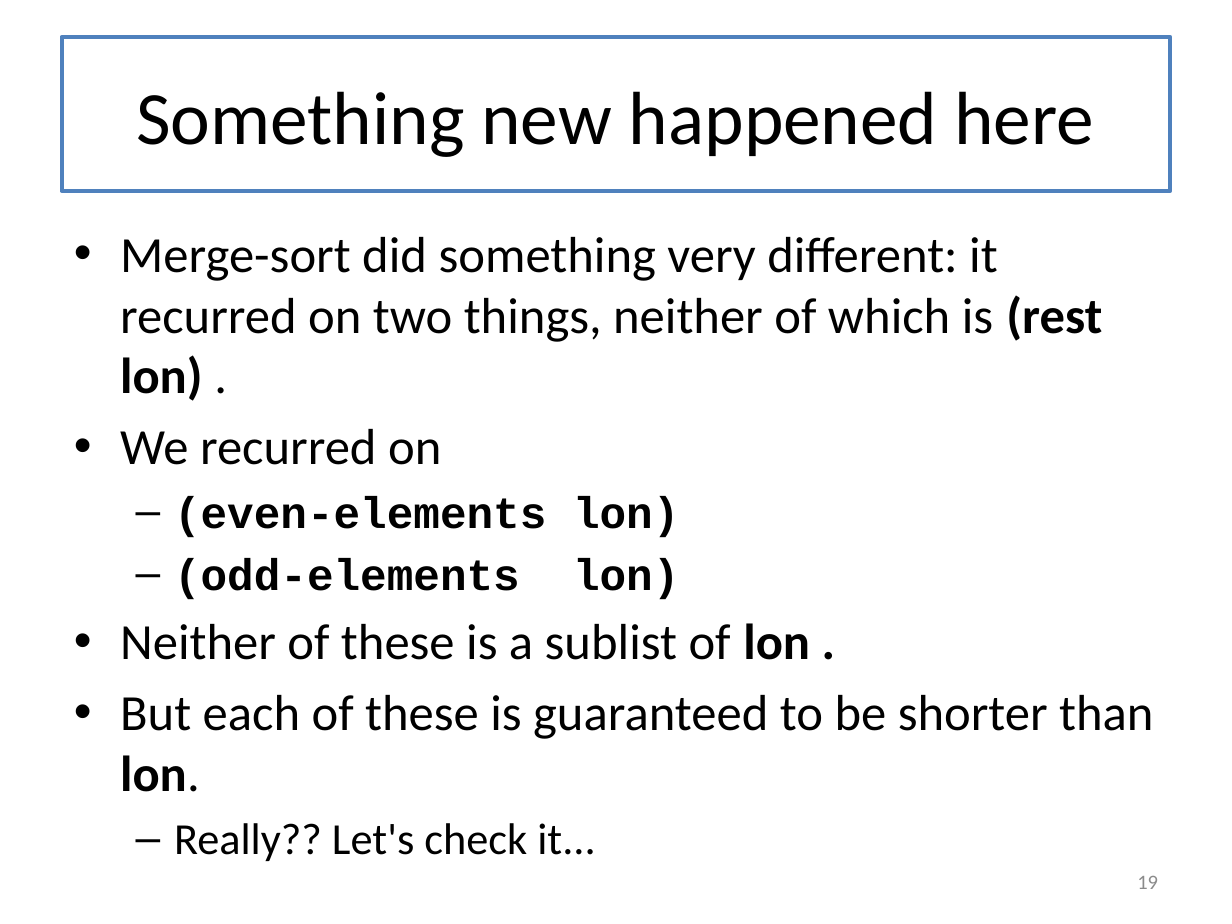
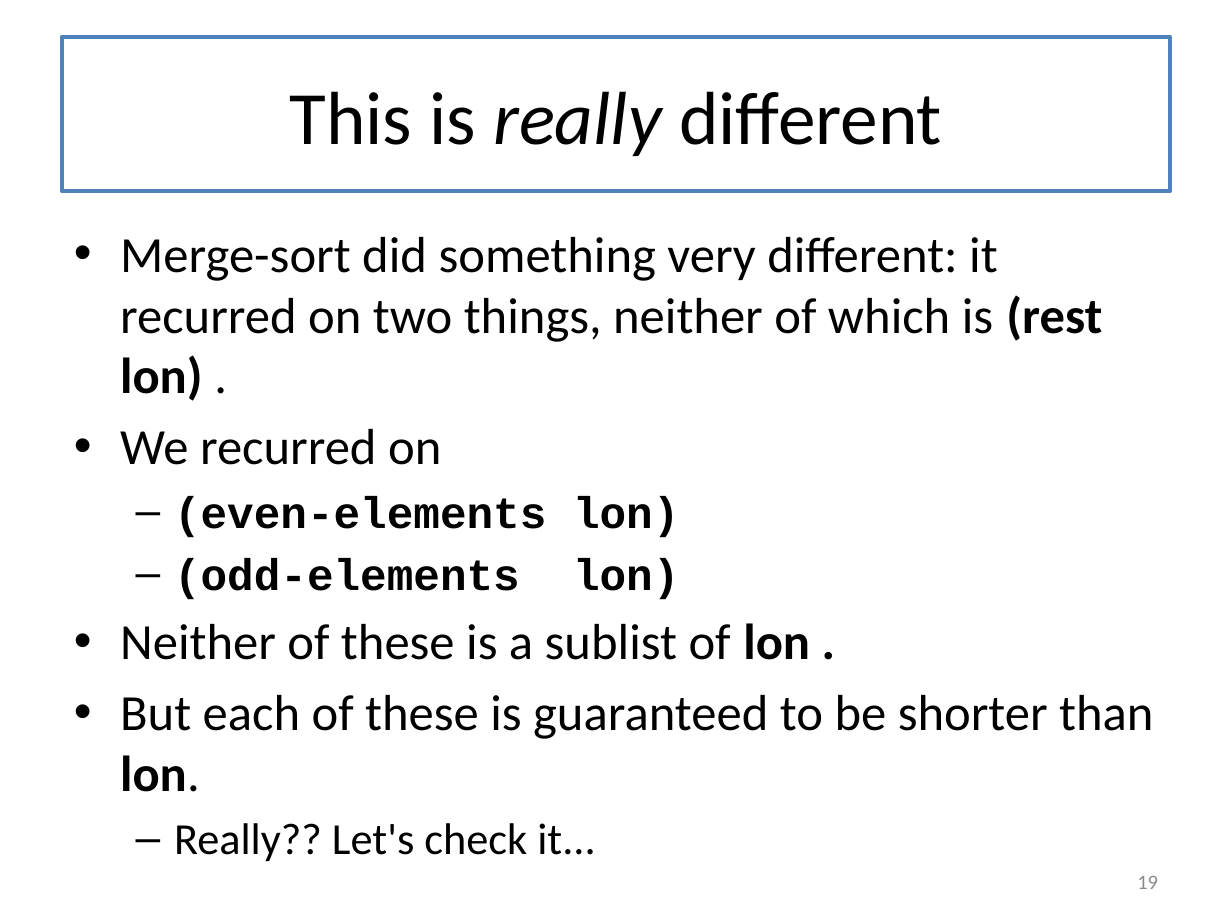
Before and after one commit to mwand/cs5010f17, a slide deck: slide 19 of Slides/Lesson 8.1-8.2 General Recursion.pptx. Drawn at 1232x924 pixels with LibreOffice and Linux fonts; fonts in the diff are those of the drawing. Boxes give left, top, right and bottom in pixels: in the first picture for what was removed or moved away, otherwise in the second. Text is boxed around its words. In the diff, an @@ line names an element or a change of style, - is before the commit and + after.

```diff
--- a/Slides/Lesson 8.1-8.2 General Recursion.pptx
+++ b/Slides/Lesson 8.1-8.2 General Recursion.pptx
@@ title at (x1=289, y1=91, x2=942, y2=156): text changed @@
-Something new happened here
+This is really different
```
Also in this commit, not shown: 3 other slides changed, 3 slides added, 1 slide removed.
